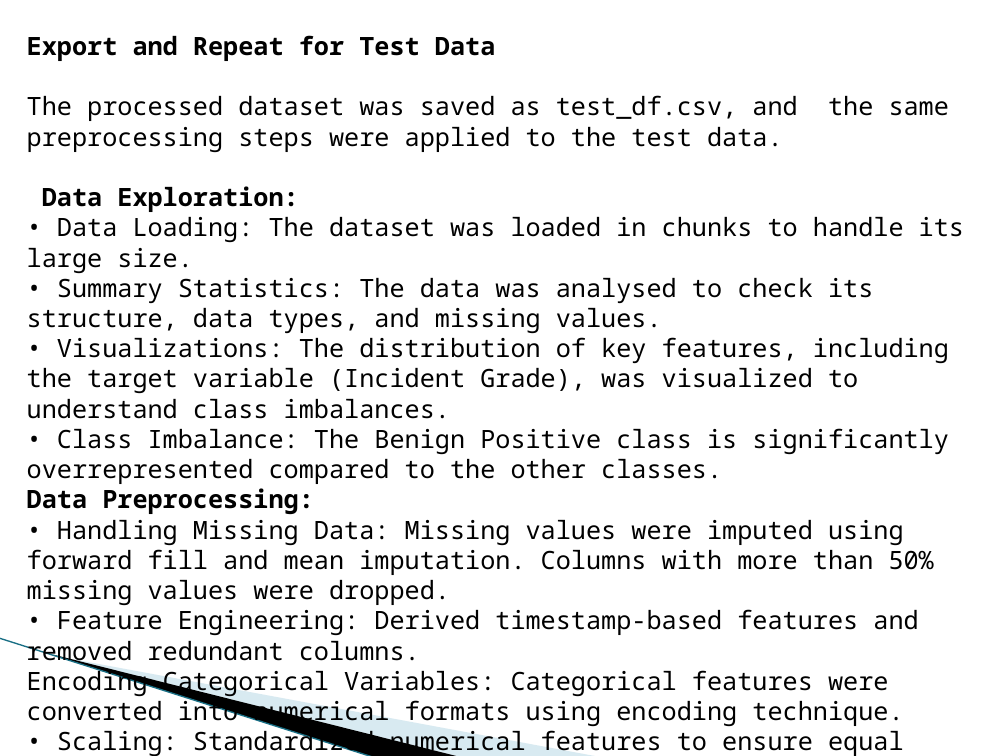
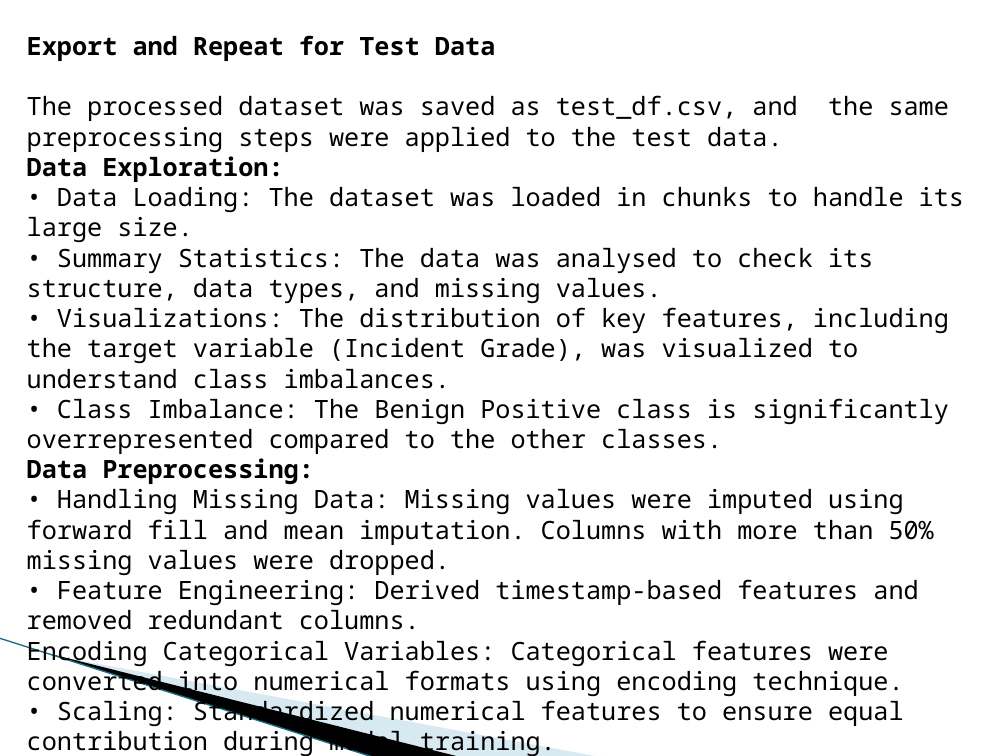
Before and after one commit to Ranjana1207/Classifying-Cyber-security-Incidents-with-Machine-Learning, a slide deck: slide 17 of 4 Microsoft -Classifying Cybersecurity Incidents.pptx (slide 19 before the commit). Drawn at 1008x756 pixels with LibreOffice and Linux fonts; fonts in the diff are those of the drawing; background and template pictures are left out. Boxes give left, top, right and bottom in pixels: in the first picture for what was removed or moved away, otherwise in the second. Text is boxed around its words. In the diff, an @@ line names an element or a change of style, - is before the commit and + after.

```diff
--- a/4 Microsoft -Classifying Cybersecurity Incidents.pptx
+++ b/4 Microsoft -Classifying Cybersecurity Incidents.pptx
@@ text "Export and Repeat for Test ..." rewrapped from (27, 35, 964, 727) to (27, 35, 964, 756) @@
```
Also in this commit, not shown: 1 other slide changed, 3 slides added, 2 slides removed.
